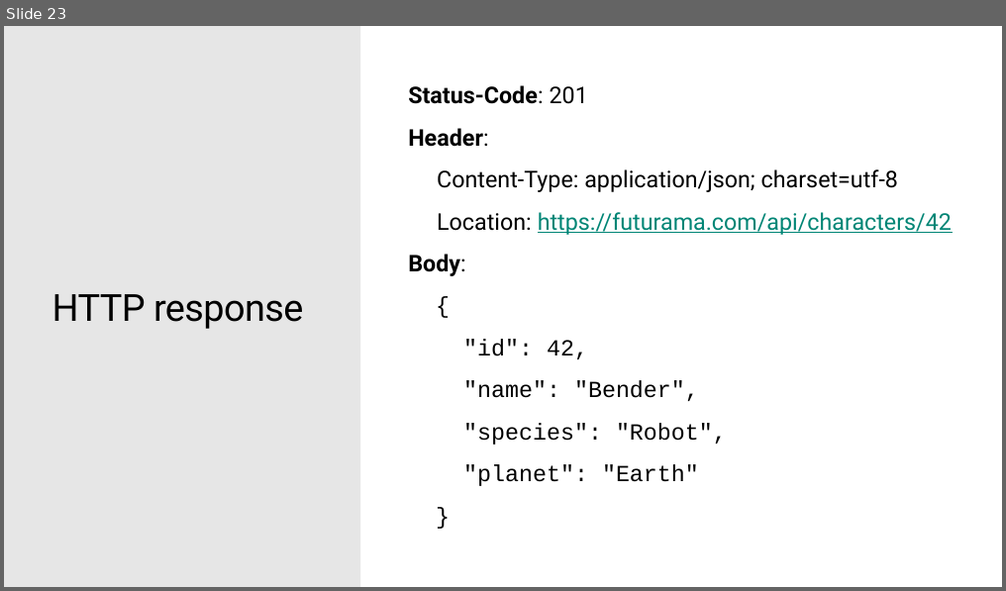
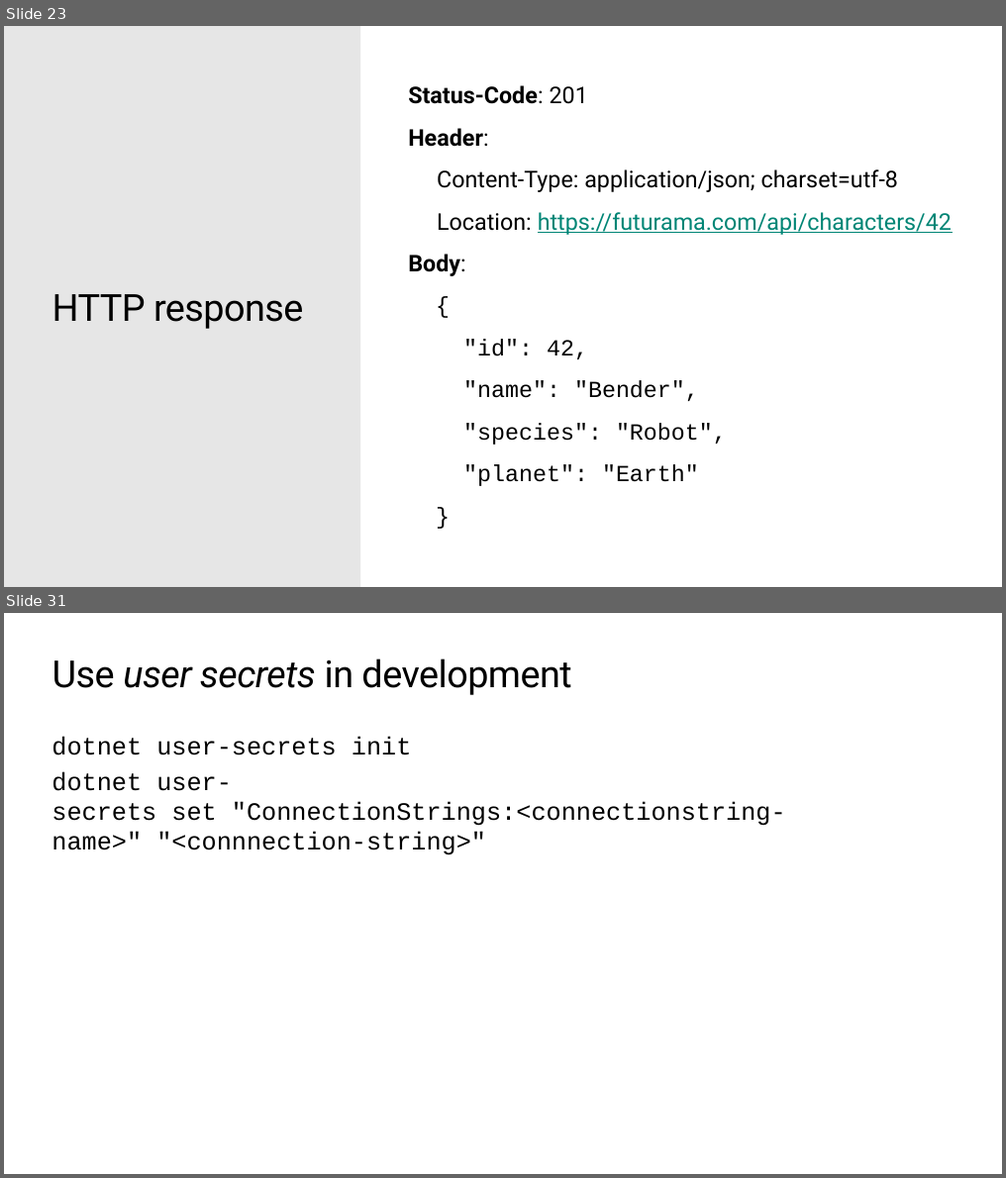
Before and after one commit to ondfisk/BDSA2019, a slide deck: Slides/Lecture09 - JSON and the REST - ASP.NET Core.pptx. Shown one above the other, each under a label of ours: slide 23 before the commit, slides 23 and 31 after it; the slides between them are not shown. The pictures are 1006x591 and 1006x1178 pixels, drawn with LibreOffice and Linux fonts; fonts in the diff are those of the drawing; background and template pictures are left out. Boxes give left, top, right and bottom in pixels: in the first picture for what was removed or moved away, otherwise in the second. Text is boxed around its words. In the diff, an @@ line names an element or a change of style, - is before the commit and + after.

```diff
--- a/Slides/Lecture09 - JSON and the REST - ASP.NET Core.pptx
+++ b/Slides/Lecture09 - JSON and the REST - ASP.NET Core.pptx
@@ slide 31 added at [4,613,1002,1174], background #FFFFFF @@
@@ title added at [53,659,571,695], 36 pt, text #000000 @@
+Use user secrets in development
@@ text added at [52,737,786,856], 24 pt, text #000000 @@
+dotnet user-secrets init
+dotnet user-secrets set "ConnectionStrings:<connectionstring-name>" "<connnection-string>"
```
Also in this commit, not shown: 1 slide changed, 12 other slides added, 13 other files.
